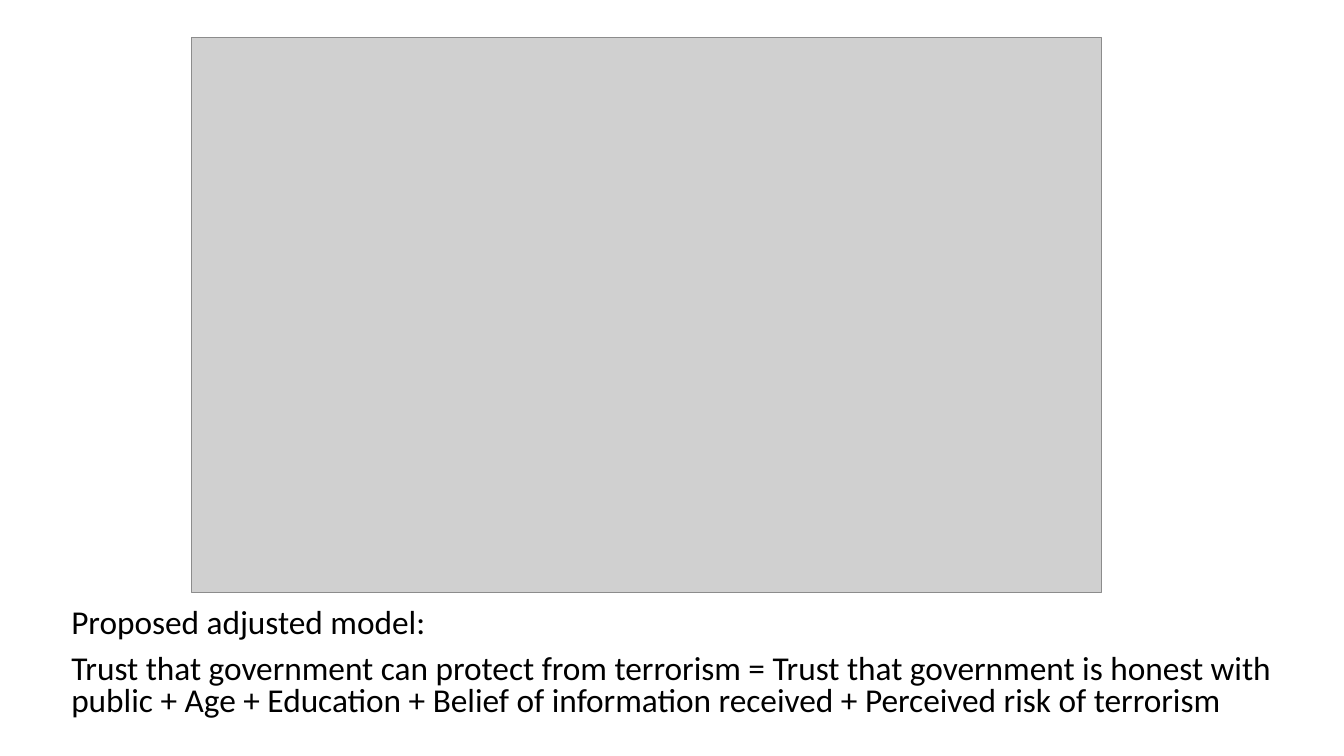
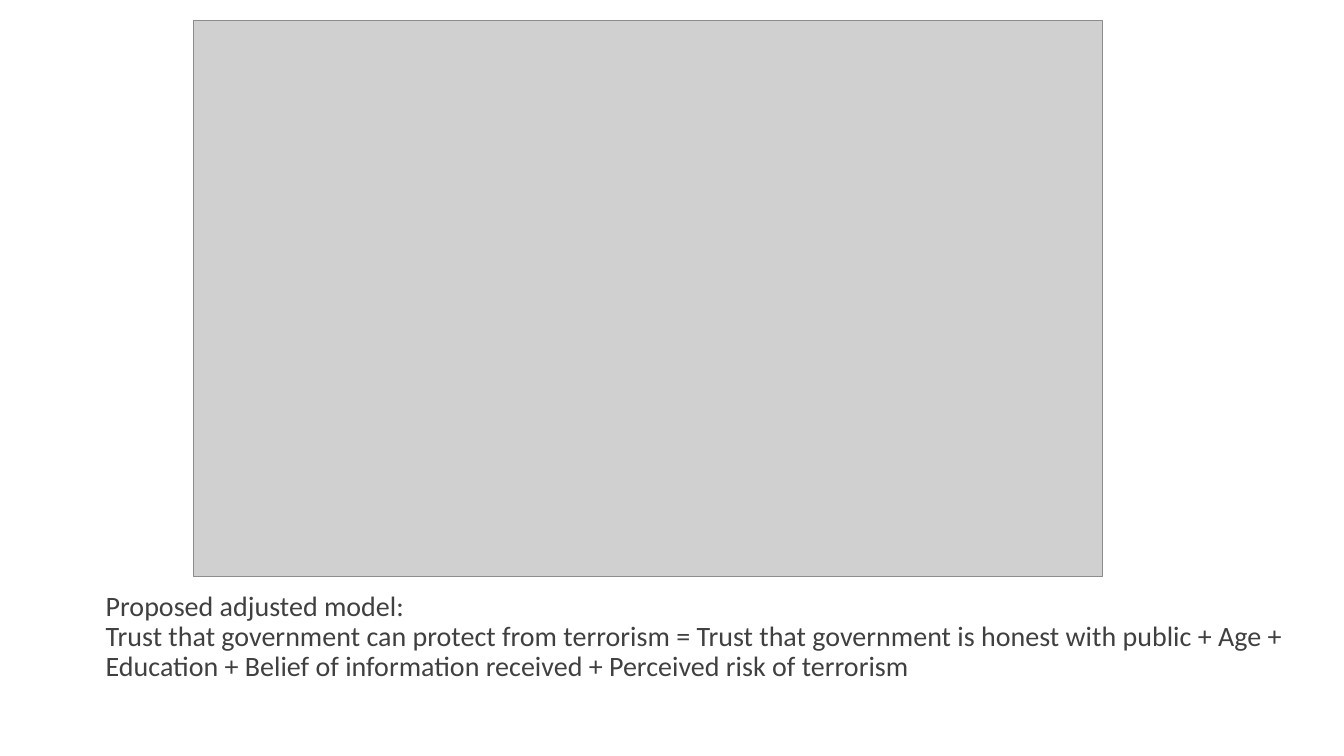
Before and after one commit to ska247/ADA-Final-Project, a slide deck: slide 8 of ADA Presentation (1).pptx. Drawn at 1344x756 pixels with LibreOffice and Linux fonts; fonts in the diff are those of the drawing; grey boxes stand for pictures; background and template pictures are left out. Boxes give left, top, right and bottom in pixels: in the first picture for what was removed or moved away, otherwise in the second. Text is boxed around its words. In the diff, an @@ line names an element or a change of style, - is before the commit and + after.

```diff
--- a/ADA Presentation (1).pptx
+++ b/ADA Presentation (1).pptx
@@ picture moved from (x1=192, y1=37, x2=1101, y2=593) to (x1=194, y1=21, x2=1103, y2=577) @@
@@ text at (x1=106, y1=596, x2=1261, y2=676): text changed; size 23.8 to 20 pt; text colour #000000 to #404040 @@
-Proposed adjusted model:
-Trust that government can protect from terrorism = Trust that government is honest with public + Age + Education + Belief of information received + Perceived risk of terrorism
+Proposed adjusted model:
+Trust that government can protect from terrorism = Trust that government is honest with public + Age + Education + Belief of information received + Perceived risk of terrorism
```
Also in this commit, not shown: 13 other slides changed.
